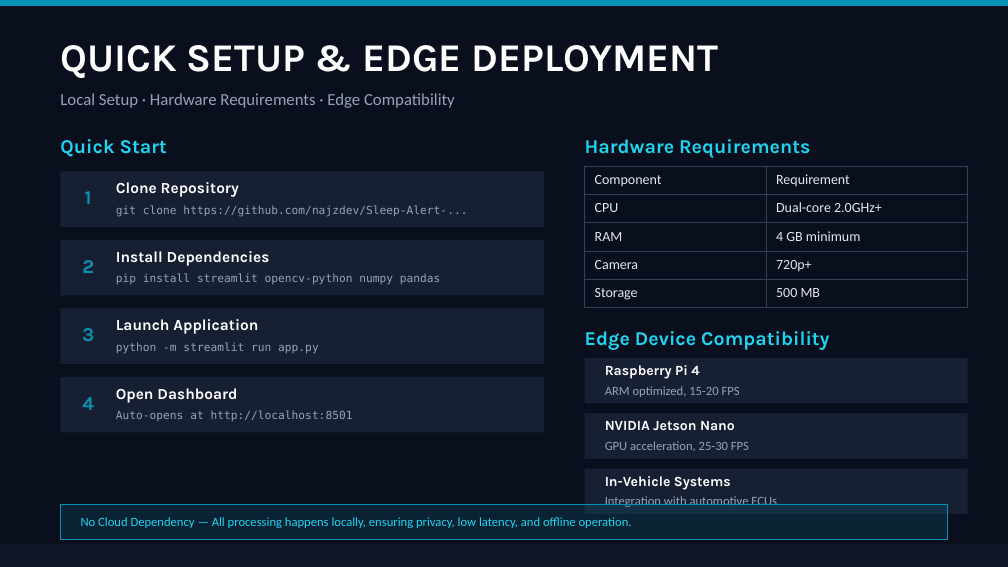
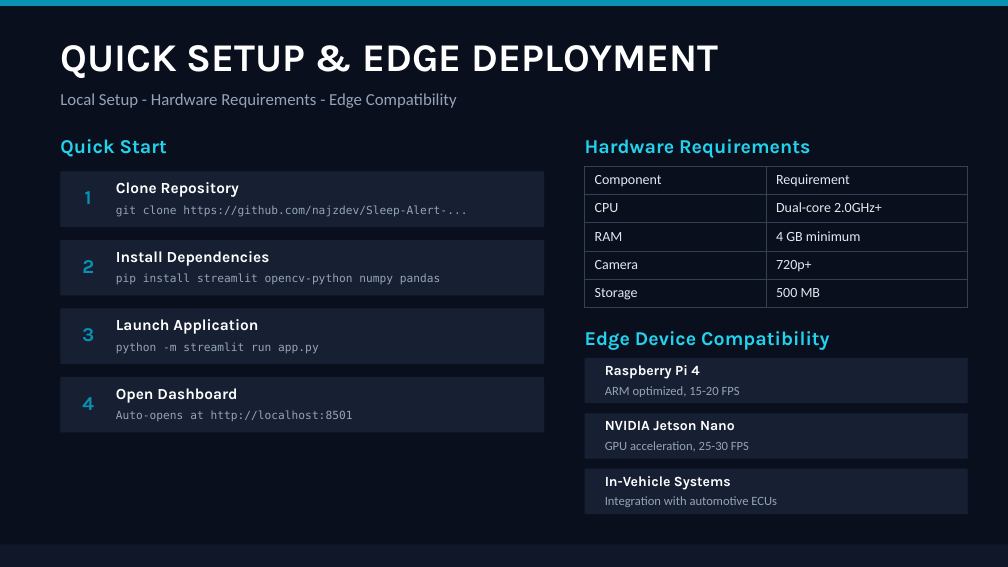
Before and after one commit to najzdev/Sleep-Alert-Car-Camera-Image-Classification-System, a slide deck: slide 10 of Sleep-Alert-Car-Camera-Image-Classification-System.pptx. Drawn at 1008x567 pixels with LibreOffice and Linux fonts; fonts in the diff are those of the drawing. Boxes give left, top, right and bottom in pixels: in the first picture for what was removed or moved away, otherwise in the second. Text is boxed around its words. In the diff, an @@ line names an element or a change of style, - is before the commit and + after.

```diff
--- a/Sleep-Alert-Car-Camera-Image-Classification-System.pptx
+++ b/Sleep-Alert-Car-Camera-Image-Classification-System.pptx
@@ text at <box>60,93,457,108</box>: text changed @@
-Local Setup · Hardware Requirements · Edge Compatibility
+Local Setup - Hardware Requirements - Edge Compatibility
@@ rectangle removed at <box>60,504,948,539</box> @@
@@ text removed at <box>81,517,632,528</box> @@
-No Cloud Dependency — All processing happens locally, ensuring privacy, low latency, and offline operation.
```
Also in this commit, not shown: 9 other slides changed.
